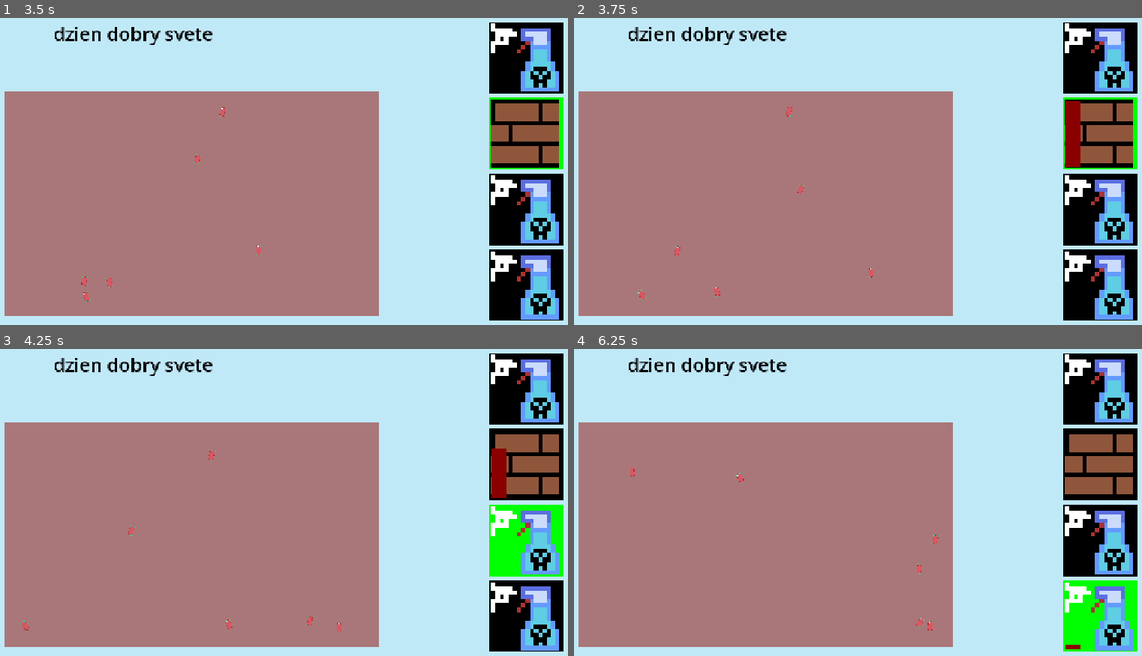
Above: before the commit, frames 1-4 (two rows, left to right).
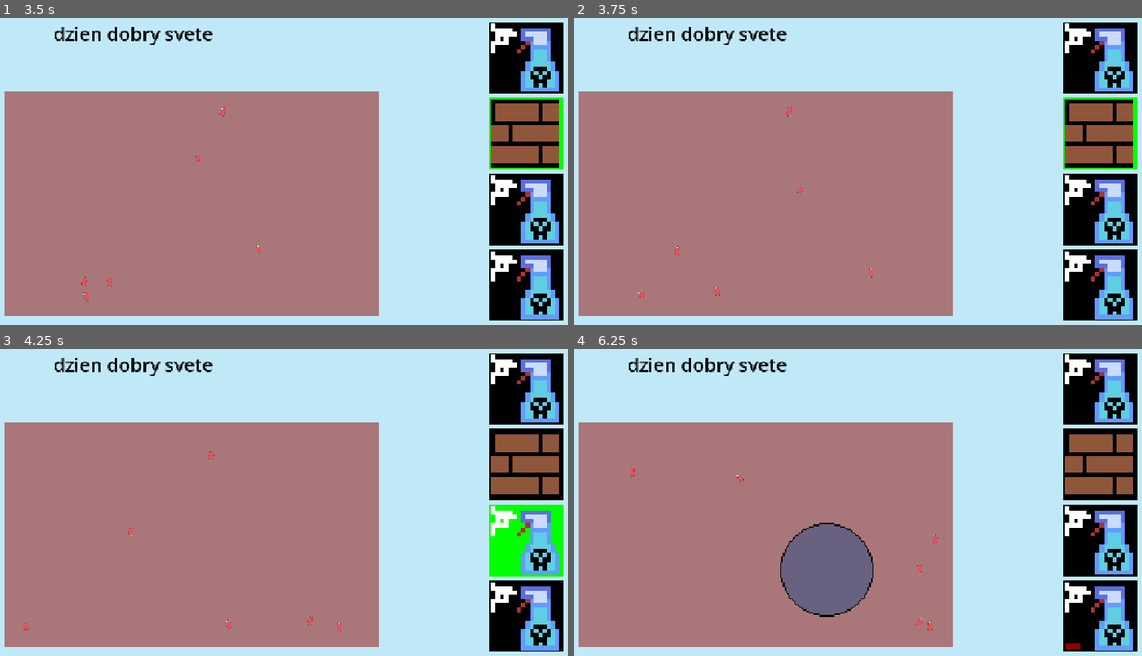
Above: after the commit, the same moments.

Repository: Matuush/gmtk2026
Game: Godot game, scene res://scenes/main.tscn
Same seed, same stepped clock (60 frames per second), same inputs: the game is played once before the commit and once after it.
Inputs (mouse positions are in pixels of both pictures, inside the frame that each line leads up to):
- Up to frame 1 (3.5 s): click (528, 57) at 0.52 s; click (528, 57) at 1.27 s; click (528, 57) at 2.02 s; move the mouse to (414, 156) at 2.77 s; hold 1 (select_item_1) from 2.78 s (still down); click (414, 156) at 2.92 s; tap 2 (select_item_2) at 3.05 s
- Up to frame 2 (3.75 s): move the mouse to (738, 186) at 3.52 s; release 1 (select_item_1) at 3.53 s; tap 2 (select_item_2) at 3.6 s; click (738, 186) at 3.67 s
- Up to frame 3 (4.25 s): tap 3 (select_item_3) at 3.8 s
- Up to frame 4 (6.25 s): move the mouse to (914, 428) at 4.27 s; hold 3 (select_item_3) 4.28-5.03 s; click (914, 428) at 4.42 s; tap 4 (select_item_4) at 4.55, 5.1 s; move the mouse to (829, 570) at 5.02 s; click (829, 570) at 5.3 s; move the mouse to (1039, 551) at 5.77 s; press the mouse at (1039, 551) at 5.78 s; tap Q (increase_sanitizer_radius, bound only after the commit) at 6.05 s

Frame 1 is identical in both runs. In frame 2, 0.6% of the frame differs, in the area x 86-90%, y 27-49%; in frame 3, 0.4%; in frame 4, 5.6%, in the area x 36-100%, y 56-99%.
Error after the commit: Invalid call. Nonexistent function '_on_hover' in base 'StaticBody2D'. (res://scenes/game/game.gd:22)

Commit message:
rework killer abstract class and its usages

Diff:
--- a/project.godot
+++ b/project.godot
@@ -14,6 +14,10 @@
 run/main_scene="uid://di7lv4icyqso4"
 config/features=PackedStringArray("4.7", "GL Compatibility")
 config/icon="res://assets/icon.svg"
+
+[autoload]
+
+SignalManager="*uid://cwl1xfmcwpxgf"
 
 [display]
 
@@ -49,6 +53,11 @@
 "events": [Object(InputEventKey,"resource_local_to_scene":false,"resource_name":"","device":-1,"window_id":0,"alt_press …(191 unchanged characters)…
 ]
 }
+increase_sanitizer_radius={
+"deadzone": 0.2,
+"events": [Object(InputEventKey,"resource_local_to_scene":false,"resource_name":"","device":-1,"window_id":0,"alt_pressed":false,"shift_pressed":false,"ctrl_pressed":false,"meta_pressed":false,"pressed":false,"keycode":0,"physical_keycode":81,"key_label":0,"unicode":113,"location":0,"echo":false,"script":null)
+]
+}
 
 [physics]
 
--- a/scenes/game/game.gd
+++ b/scenes/game/game.gd
@@ -4,6 +4,26 @@
 static var level_killers : Array[killer_enums.names] = [killer_enums.names.sanitizer, killer_enums.names.wall, killer_enums.names.sanitizer, killer_enums.names.sanitizer]
 
 static var selected_item_button : offered_item_button = null
+static var selected_item_instance = null
+
+static var hover_over_simulation : bool = false
 
 func _ready():
 	$KillerSelectionBox.make_items()
+	SignalManager.item_selected.connect(_on_item_selected)
+
+func _on_item_selected():
+	print("Selected new item")
+	$Simulation.add_child(selected_item_instance)
+
+func _on_event_checker_mouse_entered() -> void:
+	hover_over_simulation = true
+	if selected_item_instance != null:
+		selected_item_instance._on_hover()
+	print("Mouse entered!!!")
+
+func _on_event_checker_mouse_exited() -> void:
+	hover_over_simulation = false
+	if selected_item_instance != null:
+		selected_item_instance._on_stop_hover()
+	print("Mouse exited!!!")
--- a/scenes/game/game.tscn
+++ b/scenes/game/game.tscn
@@ -30,3 +30,12 @@
 
 [node name="Simulation" parent="." unique_id=108406509 instance=ExtResource("4_5i0tg")]
 position = Vector2(45, 189)
+
+[node name="EventChecker" type="Control" parent="Simulation" unique_id=1060536306]
+layout_mode = 3
+anchors_preset = 0
+offset_right = 800.0
+offset_bottom = 480.0
+
+[connection signal="mouse_entered" from="Simulation/EventChecker" to="." method="_on_event_checker_mouse_entered"]
+[connection signal="mouse_exited" from="Simulation/EventChecker" to="." method="_on_event_checker_mouse_exited"]
--- /dev/null
+++ b/scenes/game/killers/killer.gd
@@ -0,0 +1,11 @@
+@abstract class_name killer extends Node2D
+
+var is_hovering : bool
+
+@export var icon : Texture2D
+
+@abstract func _on_place() -> void
+
+@abstract func _on_hover() -> void
+
+@abstract func _on_stop_hover() -> void
--- /dev/null
+++ b/scenes/game/killers/killer.tscn
@@ -0,0 +1,6 @@
+[gd_scene format=3 uid="uid://b5acm04n0dla1"]
+
+[ext_resource type="Script" uid="uid://cjq87fqmbir20" path="res://scenes/game/killers/killer.gd" id="1_vlpqg"]
+
+[node name="Killer" type="Node2D" unique_id=2053915445]
+script = ExtResource("1_vlpqg")
--- a/scenes/game/killers/sanitizer.gd
+++ b/scenes/game/killers/sanitizer.gd
@@ -1,19 +1,56 @@
-class_name sanitizer extends Area2D
+class_name sanitizer extends killer
 
 static var sanitizer_size : float = 100.0
 static var cooldown : float = 1.0
+var placed : bool
+static var time_placed : float = 1.0
+
+func set_collision_shape():
+	var circ_shape : CircleShape2D = CircleShape2D.new()
+	circ_shape.radius = sanitizer_size
+	$AreaEffect/CollisionShape2D.shape = circ_shape
+
+func _process(delta: float) -> void:
+	pass
+	#print($DurationTimer.time_left)
+
+func _on_place() -> void:
+	print("I am placing")
+	placed = true
+	$DurationTimer.start()
+	$AreaEffect/PreviewSprite.visible = false
+	$AreaEffect/EffectSprite.visible = true
+	set_collision_shape()
+
+func _on_hover() -> void:
+	$AreaEffect/PreviewSprite.visible = true
+
+func _on_stop_hover() -> void:
+	$AreaEffect/PreviewSprite.visible = false
+
+func update_sizes() -> void:
+	#$AreaEffect/CollisionShape2D.shape.radius = sanitizer_size
+	var effect_coeff : float = sanitizer_size / ($AreaEffect/EffectSprite.texture.get_width() / 2)
+	var preview_coeff : float = sanitizer_size / ($AreaEffect/PreviewSprite.texture.get_width() / 2)
+	$AreaEffect/EffectSprite.scale = effect_coeff * Vector2.ONE
+	$AreaEffect/PreviewSprite.scale = preview_coeff * Vector2.ONE
 
 func _ready() -> void:
-	$CollisionShape2D.shape.radius = sanitizer_size
-	print("Made at ", position)
+	print("Ready")
+	update_sizes()
+	placed = false
+	$AreaEffect/PreviewSprite.visible = false
+	$AreaEffect/EffectSprite.visible = false
+	$DurationTimer.wait_time = time_placed
 
 func _on_duration_timer_timeout() -> void:
-	var parent = get_parent()
-	parent.remove_child($".")
+	print("Timeout\n")
 	queue_free()
 
-
-func _on_body_entered(body: Node2D) -> void:
+func _on_area_effect_body_entered(body: Node2D) -> void:
+	print("Detecting col")
+	if not placed:
+		return
 	print("Body: ", body.position, "entered the sanitizer arr")
 	if is_instance_of(body, organism):
 		body.die()
--- a/scenes/game/killers/sanitizer.tscn
+++ b/scenes/game/killers/sanitizer.tscn
@@ -1,19 +1,30 @@
 [gd_scene format=3 uid="uid://256s4bbi2557"]
 
 [ext_resource type="Script" uid="uid://blupxb00eehon" path="res://scenes/game/killers/sanitizer.gd" id="1_0q8m4"]
+[ext_resource type="Texture2D" uid="uid://vb68ve5ckd4l" path="res://assets/game/killers/sanitizer_icon.png" id="2_ypdml"]
+[ext_resource type="Texture2D" uid="uid://st7f08ne4gt1" path="res://assets/game/killers/sanitizer_effect.png" id="3_qh23e"]
+[ext_resource type="Texture2D" uid="uid://db7mgnnql12ld" path="res://assets/game/killers/sanitizer_preview.png" id="4_vplsy"]
 
-[sub_resource type="CircleShape2D" id="CircleShape2D_oyn23"]
-radius = 300.0
+[sub_resource type="CircleShape2D" id="CircleShape2D_khl1f"]
 
-[node name="Sanitizer" type="Area2D" unique_id=2146489456]
+[node name="Sanitizer" type="Node2D" unique_id=1498560346]
 script = ExtResource("1_0q8m4")
-
-[node name="CollisionShape2D" type="CollisionShape2D" parent="." unique_id=1489330483]
-shape = SubResource("CircleShape2D_oyn23")
+icon = ExtResource("2_ypdml")
 
 [node name="DurationTimer" type="Timer" parent="." unique_id=873557453]
 wait_time = 0.5
-autostart = true
+one_shot = true
 
-[connection signal="body_entered" from="." to="." method="_on_body_entered"]
+[node name="AreaEffect" type="Area2D" parent="." unique_id=61914580]
+
+[node name="EffectSprite" type="Sprite2D" parent="AreaEffect" unique_id=670950091]
+texture = ExtResource("3_qh23e")
+
+[node name="PreviewSprite" type="Sprite2D" parent="AreaEffect" unique_id=718191983]
+texture = ExtResource("4_vplsy")
+
+[node name="CollisionShape2D" type="CollisionShape2D" parent="AreaEffect" unique_id=493729374]
+shape = SubResource("CircleShape2D_khl1f")
+
 [connection signal="timeout" from="DurationTimer" to="." method="_on_duration_timer_timeout"]
+[connection signal="body_entered" from="AreaEffect" to="." method="_on_area_effect_body_entered"]
--- a/scenes/game/ui_elements/killer_selection_box.gd
+++ b/scenes/game/ui_elements/killer_selection_box.gd
@@ -1,23 +1,21 @@
 class_name killer_selection_box extends VBoxContainer
 
-var Boxes : Array[offered_item_button]
-
-func _ready():
-	Boxes = [$OfferedItem1, $OfferedItem2, $OfferedItem3, $OfferedItem4]
+@onready var Boxes : Array[offered_item_button] = [$OfferedItem1, $OfferedItem2, $OfferedItem3, $OfferedItem4]
 
 func make_items():
 	for i : int in range(game.killer_count):
 		var new_item : killer_enums.names = game.level_killers[i]
 		Boxes[i].set_item(new_item)
 
-
 func select_button(selected_id : int):
+	if game.selected_item_button != null:
+		game.selected_item_button.deselect_button()
 	for item_button in Boxes:
 		if selected_id == item_button.button_id:
-			item_button.select_button()
 			game.selected_item_button = item_button
-		else:
-			item_button.deselect_button()
+	game.selected_item_button.select_button()
+	game.selected_item_instance = game.selected_item_button.killer_current_instance
+	SignalManager.item_selected.emit()
 
 func _input(event: InputEvent) -> void:
 	if event.is_action_pressed("select_item_1"):
@@ -28,3 +26,5 @@
 		select_button(3)
 	if event.is_action_pressed("select_item_4"):
 		select_button(4)
+	#if event.is_action_pressed("increase_sanitizer_radius"):
+		#sanitizer.sanitizer_size += 1
--- a/scenes/game/ui_elements/offered_item_button.gd
+++ b/scenes/game/ui_elements/offered_item_button.gd
@@ -5,19 +5,27 @@
 
 @export var button_id : int
 
-var button_item : killer_enums.names
+var killer_enum_name : killer_enums.names
+var killer_scene
+var killer_current_instance = null
 var item_ready : bool
+
+func _ready() -> void:
+	SignalManager.item_used.connect(_on_use_item)
 
 func _physics_process(delta: float) -> void:
 	if item_ready:
 		return
 	var s : float = $CooldownTimer.time_left / $CooldownTimer.wait_time
-	print("Left: ", $CooldownTimer.time_left, "Total: ", $CooldownTimer.wait_time)
-	print("Current scale: ", s)
+	#print("Left: ", $CooldownTimer.time_left, "Total: ", $CooldownTimer.wait_time)
+	#print("Current scale: ", s)
 	$CooldownBar.scale.y = s
 
 func set_item(new_item : killer_enums.names):
-	button_item = new_item
+	killer_enum_name = new_item
+	killer_scene = killer_enums.scene_dictionary[new_item]
+	killer_current_instance = killer_scene.instantiate()
+
 	deselect_button()
 	$CooldownBar.visible = false
 	item_ready = true
@@ -25,23 +33,24 @@
 	$CooldownTimer.wait_time = killer_enums.cooldown_dictionary[new_item]
 	print("Set timeout to: ", $CooldownTimer.wait_time)
 
-#func switch_theme(new_theme : StyleBox):
-	#$Button.add_theme_stylebox_override("normal", new_theme)
-	#$Button.add_theme_stylebox_override("hover", new_theme)
-	#$Button.add_theme_stylebox_override("pressed", new_theme)
-	#$Button.add_theme_stylebox_override("hover_pressed", new_theme)
-#
 func select_button():
 	$ButtonSelectedTheme.color = item_selected_color
 
 func deselect_button():
 	$ButtonSelectedTheme.color = item_not_selected_color
 
+func _on_use_item():
+	if game.selected_item_instance == killer_current_instance:
+		use_item()
+
 func use_item():
 	$CooldownTimer.start()
 	item_ready = false
 	$CooldownBar.visible = true
 	$CooldownBar.scale.y = 1.0
+	killer_current_instance = killer_scene.instantiate()
+	game.selected_item_instance = killer_current_instance
+	deselect_button()
 
 func _on_button_button_down() -> void:
 	var box : killer_selection_box = get_parent()
--- a/scenes/game/ui_elements/simulation.gd
+++ b/scenes/game/ui_elements/simulation.gd
@@ -10,17 +10,28 @@
 static var killers : Array = []
 @export var amoeba_scene : PackedScene
 
-var cursor_on_simulation : bool = false
-
 func get_random_spawn_location() -> Vector2:
 	return Vector2(
 		randf_range(border_width, area_size.x - border_width),
 		randf_range(border_width, area_size.y - border_width)
 	)
 
-func _physics_process(delta: float) -> void:
-	my_time += delta
-	pass
+func _process(delta: float) -> void:
+	if game.selected_item_instance == null:
+		return
+	if game.hover_over_simulation:
+		game.selected_item_instance.position = get_local_mouse_position()
+		if Input.is_action_just_pressed("tower_place"):
+			if game.selected_item_button == null:
+				return
+			if not game.selected_item_button.item_ready:
+				return
+			print("Using item")
+			killers.push_back(game.selected_item_instance)
+			game.selected_item_instance._on_place()
+			SignalManager.item_used.emit()
+			game.selected_item_instance = null
+
 
 func _on_spawn_timer_timeout() -> void:
 	if enemies.size() < AMOEBA_LIMIT:
@@ -29,19 +40,3 @@
 
 		enemies.push_back(new_amoeba)
 		add_child(new_amoeba)
-
-func _on_background_gui_input(event: InputEvent) -> void:	#print("Got gui input")
-	if event.is_action_pressed("tower_place"):
-		if game.selected_item_button == null:
-			return
-		print("Trying to Make item")
-		if not game.selected_item_button.item_ready:
-			return
-		print("Making item")
-		game.selected_item_button.use_item()
-		var killer_scene : PackedScene = killer_enums.scene_dictionary[game.selected_item_button.button_item]
-		var new_killer = killer_scene.instantiate()
-
-		new_killer.position = get_local_mouse_position()
-		killers.push_back(new_killer)
-		add_child(new_killer)
--- a/scenes/game/ui_elements/simulation.tscn
+++ b/scenes/game/ui_elements/simulation.tscn
@@ -47,4 +47,6 @@
 autostart = true
 
 [connection signal="gui_input" from="Background" to="." method="_on_background_gui_input"]
+[connection signal="mouse_entered" from="Background" to="." method="_on_background_mouse_entered"]
+[connection signal="mouse_exited" from="Background" to="." method="_on_background_mouse_exited"]
 [connection signal="timeout" from="SpawnTimer" to="." method="_on_spawn_timer_timeout"]
--- /dev/null
+++ b/scenes/signal_manager.gd
@@ -0,0 +1,4 @@
+extends Node
+
+signal item_selected
+signal item_used
Not shown, added: scenes/game/killers/killer.gd.uid
Not shown, added: scenes/signal_manager.gd.uid
